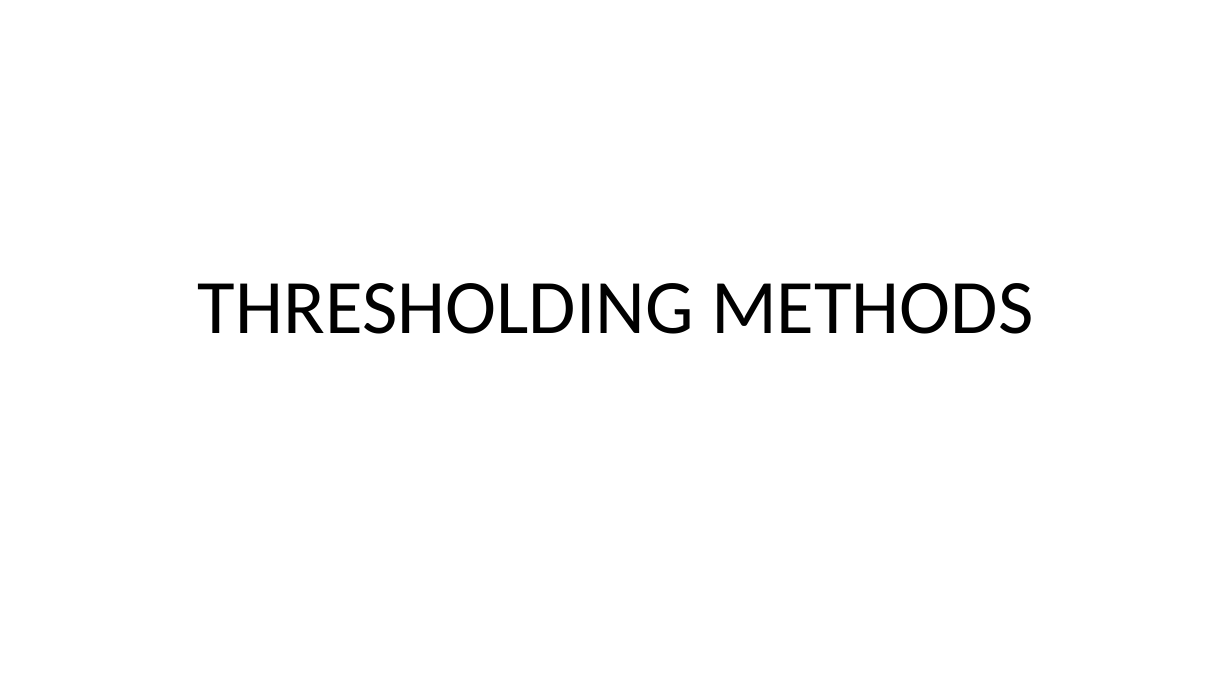
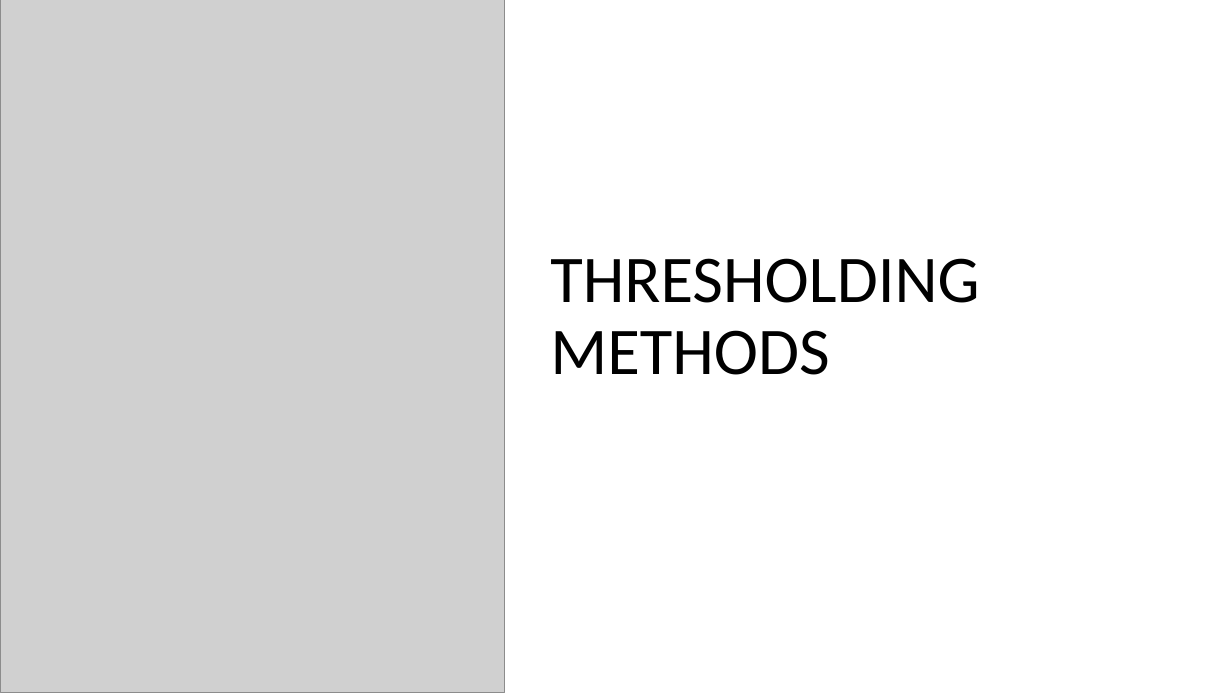
Before and after one commit to pablots98/Internship, a slide deck: slide 1 of Thresholding/Thresholding.pptx. Drawn at 1232x693 pixels with LibreOffice and Linux fonts; fonts in the diff are those of the drawing; grey boxes stand for pictures. Boxes give left, top, right and bottom in pixels: in the first picture for what was removed or moved away, otherwise in the second. Text is boxed around its words. In the diff, an @@ line names an element or a change of style, - is before the commit and + after.

Commit message:
changes in the power point
Actually I'm doing it in canvas that works better

```diff
--- a/Thresholding/Thresholding.pptx
+++ b/Thresholding/Thresholding.pptx
@@ picture added at (0, 0, 505, 693) @@
@@ title "THRESHOLDING METHODS": place and size @@
-title "THRESHOLDING METHODS" at (198, 283, 1034, 334)
+title "THRESHOLDING METHODS" at (550, 258, 979, 375)
@@ title "THRESHOLDING METHODS" at (550, 258, 979, 375): size 60 to 52 pt; alignment centre to left @@
```
